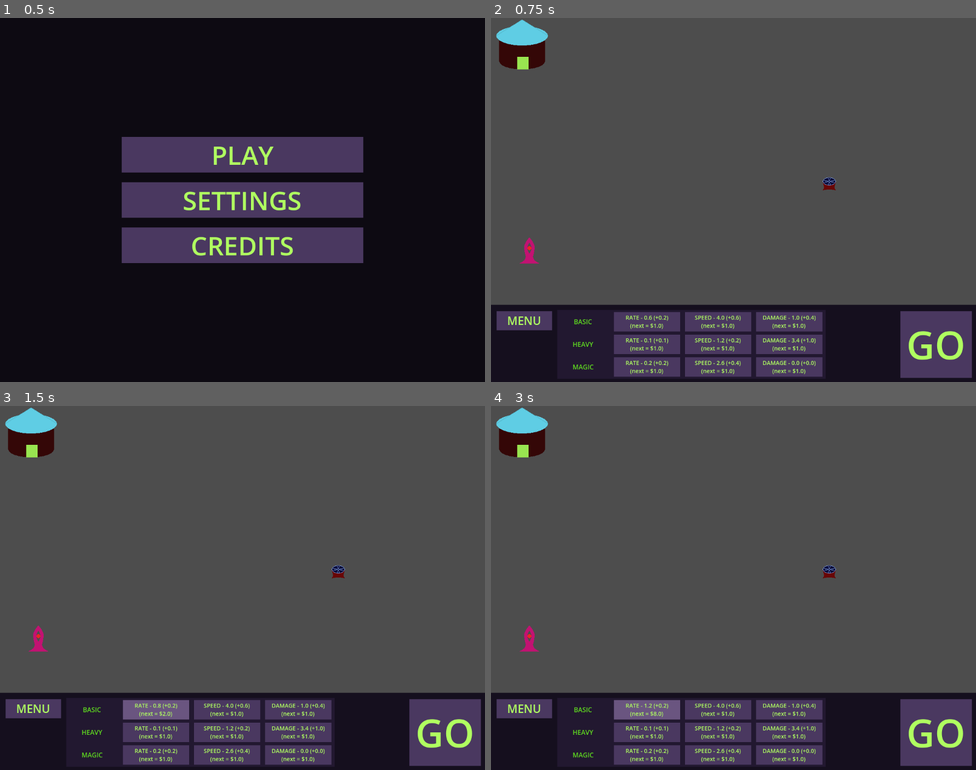
Above: before the commit, frames 1-4 (two rows, left to right).
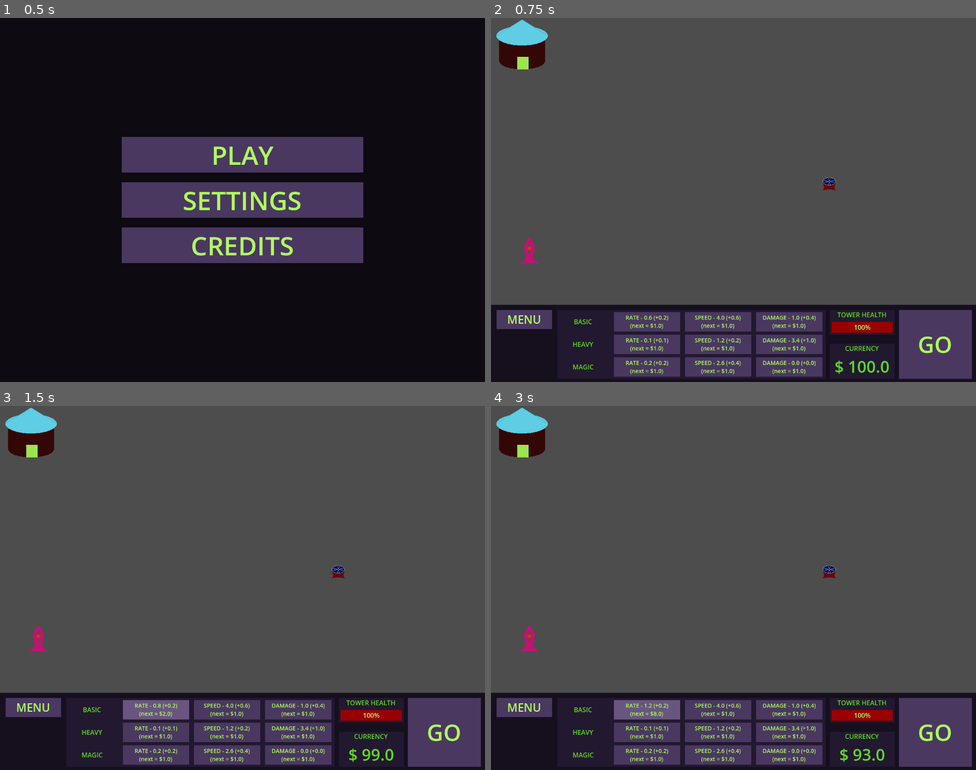
Above: after the commit, the same moments.

Repository: Wake1st/anti-tower
Game: Godot game, scene res://scenes/main.tscn
The game is run twice, just before and just after one commit, with the same random seed, the same clock (stepped at 60 frames per second) and the same inputs.
Inputs:
- Up to frame 1 (0.5 s): no input
- Up to frame 2 (0.75 s): click "PLAY" at 0.5 s
- Up to frame 3 (1.5 s): click "RATE - 0.6 (+0.2) (next = $1.…" at 1.25 s
- Up to frame 4 (3 s): click "RATE - 0.8 (+0.2) (next = $2.…" at 2 s; click "RATE - 1.0 (+0.2) (next = $4.…" at 2.75 s

Frame 1 is identical in both runs. In frame 2, 1.5% of the frame differs, in the area x 1-100%, y 80-100%; in frame 3, 1.5%; in frame 4, 1.5%.

Commit message:
fixing bugz

Diff:
--- a/data/Score.gd
+++ b/data/Score.gd
@@ -1,4 +1,17 @@
 class_name Score
 
 
-static var points: float = 100
+static var points: float
+static var currency: float
+
+
+static func add_points(amount: float) -> void:
+	points += amount
+
+
+static func charge(amount: float) -> void:
+	currency -= amount
+
+
+static func reset() -> void:
+	currency = points
--- /dev/null
+++ b/data/TowerHealth.gd
@@ -0,0 +1,15 @@
+class_name TowerHealth
+
+
+static var max_health: float
+static var health: float
+
+
+static func set_max(amount: float) -> void:
+	max_health = amount
+	health = max_health
+
+
+static func hit(amount: float) -> float:
+	health -= amount
+	return health / max_health
--- a/data/UpgradeLibrary.gd
+++ b/data/UpgradeLibrary.gd
@@ -11,6 +11,30 @@
 	MAGIC_RATE,
 	MAGIC_SPEED,
 	MAGIC_DAMAGE
+}
+
+static var lib_start: Dictionary[Set, float] = {
+	Set.BASIC_RATE: 0.6,
+	Set.BASIC_SPEED: 4.0,
+	Set.BASIC_DAMAGE: 1.0,
+	Set.HEAVY_RATE: 0.1,
+	Set.HEAVY_SPEED: 1.2,
+	Set.HEAVY_DAMAGE: 3.4,
+	Set.MAGIC_RATE: 0.2,
+	Set.MAGIC_SPEED: 2.6,
+	Set.MAGIC_DAMAGE: 0.0
+}
+
+static var cost_start: Dictionary[Set, float] = {
+	Set.BASIC_RATE: 1,
+	Set.BASIC_SPEED: 1,
+	Set.BASIC_DAMAGE: 1,
+	Set.HEAVY_RATE: 1,
+	Set.HEAVY_SPEED: 1,
+	Set.HEAVY_DAMAGE: 1,
+	Set.MAGIC_RATE: 1,
+	Set.MAGIC_SPEED: 1,
+	Set.MAGIC_DAMAGE: 1
 }
 
 static var lib: Dictionary[Set, float] = {
@@ -48,6 +72,12 @@
 	Set.MAGIC_SPEED: 1,
 	Set.MAGIC_DAMAGE: 1
 }
+
+
+static func reset() -> void:
+	for item in lib.keys():
+		lib[item] = lib_start[item]
+		cost[item] = cost_start[item]
 
 
 static func get_cost(spawner: Types.Spawn, upgrade: Types.Upgrade) -> float:
--- a/scenes/game.gd
+++ b/scenes/game.gd
@@ -3,6 +3,7 @@
 
 
 signal return_to_main()
+signal reset_selected()
 signal next_level_selected()
 
 @onready var pause_menu_ui: PauseMenuUI = %PauseMenuUI
@@ -17,6 +18,10 @@
 		_unplug_level()
 		level.queue_free()
 
+	Score.reset()
+	UpgradeLibrary.reset()
+	build_panel_ui.reset()
+
 	level = lvl
 	_plugin_level()
 
@@ -29,6 +34,7 @@
 
 	build_panel_ui.pause_selected.connect(_handle_pause_selected)
 	build_panel_ui.start_selected.connect(_handle_start_selected)
+	build_panel_ui.stop_selected.connect(_handle_stop_selected)
 
 	score_panel_ui.menu_selected.connect(_handle_menu_selected)
 	score_panel_ui.next_selected.connect(_handle_next_level)
@@ -69,11 +75,18 @@
 	level.start()
 
 
-func _handle_tower_damaged(amount: float) -> void:
-	print("ammount: ", amount)
+func _handle_stop_selected() -> void:
+	level.stop()
+	reset_selected.emit()
 
 
-func _handle_tower_destroyed() -> void:
+func _handle_tower_damaged(amount: float) -> void:
+	build_panel_ui.tower_damaged(TowerHealth.hit(amount))
+
+
+func _handle_tower_destroyed(amount: float) -> void:
+	Score.add_points(amount)
+
 	level.stop()
 	score_panel_ui.open()
 
--- a/scenes/levels/level.gd
+++ b/scenes/levels/level.gd
@@ -3,7 +3,7 @@
 
 
 signal tower_damaged(amount: float)
-signal tower_destroyed()
+signal tower_destroyed(amount: float)
 
 @onready var tower: Tower = $Tower
 @onready var spawner: Spawner = $Spawner
@@ -13,6 +13,8 @@
 
 
 func start() -> void:
+	TowerHealth.set_max(tower.health)
+
 	standby = false
 
 
@@ -43,5 +45,5 @@
 	tower_damaged.emit(damage)
 
 
-func _handle_destroyed() -> void:
-	tower_destroyed.emit()
+func _handle_destroyed(amount: float) -> void:
+	tower_destroyed.emit(amount)
--- a/scenes/levels/level_0.tscn
+++ b/scenes/levels/level_0.tscn
@@ -24,7 +24,7 @@
 
 [node name="Tower" parent="." unique_id=699395279 instance=ExtResource("2_xy1qu")]
 position = Vector2(77, 103)
-health = 5.0
+points = 8.0
 
 [node name="Turret" parent="Tower" unique_id=815908323 instance=ExtResource("3_jjvta")]
 position = Vector2(760, 301)
--- a/scenes/levels/level_1.tscn
+++ b/scenes/levels/level_1.tscn
@@ -24,7 +24,8 @@
 
 [node name="Tower" parent="." unique_id=699395279 instance=ExtResource("2_6761a")]
 position = Vector2(77, 103)
-health = 5.0
+health = 15.0
+points = 22.0
 
 [node name="Turret" parent="Tower" unique_id=815908323 instance=ExtResource("3_sk5k4")]
 position = Vector2(599, 185)
--- a/scenes/levels/level_2.tscn
+++ b/scenes/levels/level_2.tscn
@@ -8,9 +8,9 @@
 
 [sub_resource type="Curve2D" id="Curve2D_8qukl"]
 _data = {
-"points": PackedVector2Array(0, 0, 0, 0, 101, -60, 0, 0, 0, 0, -888, -645)
+"points": PackedVector2Array(0, 0, 0, 0, 130, -74, -51.243523, 253.2893, 51.243523, -253.2893, -47, -233, -136.1613, 291.35593, 136.1613, -291.35593, -411.78442, -359.9105, 127.3767, -4.392296, -127.3767, 4.392296, -741, -418, 0, 0, 0, 0, -888, -645)
 }
-point_count = 2
+point_count = 5
 
 [node name="Level2" type="Node2D" unique_id=1531921563]
 script = ExtResource("1_l37oo")
@@ -24,25 +24,22 @@
 
 [node name="Tower" parent="." unique_id=699395279 instance=ExtResource("2_l37oo")]
 position = Vector2(77, 103)
-health = 5.0
+health = 20.0
+points = 36.0
 
 [node name="Turret" parent="Tower" unique_id=815908323 instance=ExtResource("3_qpwj6")]
-position = Vector2(786, 431)
+position = Vector2(729, 471)
 rate_of_fire = 0.34
 
 [node name="Turret2" parent="Tower" unique_id=719103934 instance=ExtResource("3_qpwj6")]
-position = Vector2(568, 386)
+position = Vector2(597, 282)
 rate_of_fire = 0.34
 
 [node name="Turret3" parent="Tower" unique_id=2128032146 instance=ExtResource("3_qpwj6")]
-position = Vector2(417, 212)
-rate_of_fire = 0.34
-
-[node name="Turret4" parent="Tower" unique_id=1133996476 instance=ExtResource("3_qpwj6")]
-position = Vector2(199, 169)
+position = Vector2(379, 282)
 rate_of_fire = 0.34
 
 [node name="Spawner" parent="." unique_id=1976013547 instance=ExtResource("4_ibugp")]
-position = Vector2(1093, 693)
+position = Vector2(1118, 668)
 spawn_type = 1
 units_per_second = 0.6
--- /dev/null
+++ b/scenes/levels/level_3.tscn
@@ -0,0 +1,53 @@
+[gd_scene format=3 uid="uid://cna8lt2ypypih"]
+
+[ext_resource type="Script" uid="uid://c7ixmton47j00" path="res://scenes/levels/level.gd" id="1_fmg3e"]
+[ext_resource type="PackedScene" uid="uid://cagxv72k4jdgj" path="res://systems/highway.tscn" id="2_ftfob"]
+[ext_resource type="PackedScene" uid="uid://catj20am8qj6w" path="res://systems/tower.tscn" id="3_fkk1g"]
+[ext_resource type="PackedScene" uid="uid://dejixxsy8uecn" path="res://systems/turret.tscn" id="4_ugcn1"]
+[ext_resource type="PackedScene" uid="uid://c4xsgw5uaw6lq" path="res://systems/spawner.tscn" id="5_pimnq"]
+
+[sub_resource type="Curve2D" id="Curve2D_2bnyt"]
+_data = {
+"points": PackedVector2Array(0, 0, 0, 0, -854, -99, -7.0780067, 144.26332, 7.0780067, -144.26332, 205, -204, 3.9930038, 163.713, -3.9930038, -163.713, -922, -312, -10.243853, 169.50528, 10.243853, -169.50528, 199, -441, -5.3240128, 165.044, 5.3240128, -165.044, -928, -549, 0, 0, 0, 0, 75, -665)
+}
+point_count = 6
+
+[node name="Level3" type="Node2D" unique_id=1211911148]
+script = ExtResource("1_fmg3e")
+
+[node name="Camera2D" type="Camera2D" parent="." unique_id=1720143507]
+anchor_mode = 0
+
+[node name="Highway" parent="." unique_id=1166710709 instance=ExtResource("2_ftfob")]
+position = Vector2(970, 760)
+curve = SubResource("Curve2D_2bnyt")
+
+[node name="Tower" parent="." unique_id=699395279 instance=ExtResource("3_fkk1g")]
+position = Vector2(1113, 121)
+health = 26.0
+points = 48.0
+
+[node name="Turret" parent="Tower" unique_id=815908323 instance=ExtResource("4_ugcn1")]
+position = Vector2(-124, 404)
+rate_of_fire = 0.34
+
+[node name="Turret2" parent="Tower" unique_id=330163375 instance=ExtResource("4_ugcn1")]
+position = Vector2(-822, 298)
+rate_of_fire = 0.34
+
+[node name="Turret3" parent="Tower" unique_id=1084841011 instance=ExtResource("4_ugcn1")]
+position = Vector2(-132, 187)
+rate_of_fire = 0.34
+
+[node name="Turret4" parent="Tower" unique_id=764363216 instance=ExtResource("4_ugcn1")]
+position = Vector2(-840, 115)
+rate_of_fire = 0.34
+
+[node name="Turret5" parent="Tower" unique_id=1561727275 instance=ExtResource("4_ugcn1")]
+position = Vector2(-826, 419)
+rate_of_fire = 0.34
+
+[node name="Spawner" parent="." unique_id=1976013547 instance=ExtResource("5_pimnq")]
+position = Vector2(64, 649)
+spawn_type = 1
+units_per_second = 0.6
--- /dev/null
+++ b/scenes/levels/level_4.tscn
@@ -0,0 +1,57 @@
+[gd_scene format=3 uid="uid://ga51bymfxyo2"]
+
+[ext_resource type="Script" uid="uid://c7ixmton47j00" path="res://scenes/levels/level.gd" id="1_06474"]
+[ext_resource type="PackedScene" uid="uid://cagxv72k4jdgj" path="res://systems/highway.tscn" id="2_anwe6"]
+[ext_resource type="PackedScene" uid="uid://catj20am8qj6w" path="res://systems/tower.tscn" id="3_rej77"]
+[ext_resource type="PackedScene" uid="uid://dejixxsy8uecn" path="res://systems/turret.tscn" id="4_5vn0v"]
+[ext_resource type="PackedScene" uid="uid://c4xsgw5uaw6lq" path="res://systems/spawner.tscn" id="5_ts8eg"]
+
+[sub_resource type="Curve2D" id="Curve2D_um320"]
+_data = {
+"points": PackedVector2Array(0, 0, 0, 0, 122, -137, 11.224918, 435.8619, -11.224918, -435.8619, -939, -362, -1.8563843, -424.4518, 1.8563843, 424.4518, 69, -427, -97.86303, 266.59122, 97.86303, -266.59122, -850, -389, -108.88393, -235.76285, 108.88393, 235.76285, -22, -483, 49.603714, 165.10951, -49.603714, -165.10951, -724, -358, -43.22611, -141.01631, 43.22611, 141.01631, -116, -465, 0, 0, 0, 0, -490, -407)
+}
+point_count = 8
+
+[node name="Level4" type="Node2D" unique_id=15890281]
+script = ExtResource("1_06474")
+
+[node name="Camera2D" type="Camera2D" parent="." unique_id=888432805]
+anchor_mode = 0
+
+[node name="Highway" parent="." unique_id=1166710709 instance=ExtResource("2_anwe6")]
+position = Vector2(967, 763)
+curve = SubResource("Curve2D_um320")
+
+[node name="Tower" parent="." unique_id=699395279 instance=ExtResource("3_rej77")]
+position = Vector2(424, 384)
+health = 34.0
+points = 56.0
+
+[node name="Turret" parent="Tower" unique_id=815908323 instance=ExtResource("4_5vn0v")]
+position = Vector2(-247, 11)
+rate_of_fire = 0.34
+
+[node name="Turret2" parent="Tower" unique_id=2137490473 instance=ExtResource("4_5vn0v")]
+position = Vector2(-15, -172)
+rate_of_fire = 0.34
+
+[node name="Turret3" parent="Tower" unique_id=436383758 instance=ExtResource("4_5vn0v")]
+position = Vector2(318, -182)
+rate_of_fire = 0.34
+
+[node name="Turret4" parent="Tower" unique_id=218854251 instance=ExtResource("4_5vn0v")]
+position = Vector2(480, -34)
+rate_of_fire = 0.34
+
+[node name="Turret5" parent="Tower" unique_id=80855196 instance=ExtResource("4_5vn0v")]
+position = Vector2(312, 126)
+rate_of_fire = 0.34
+
+[node name="Turret6" parent="Tower" unique_id=1216643330 instance=ExtResource("4_5vn0v")]
+position = Vector2(-19, 126)
+rate_of_fire = 0.34
+
+[node name="Spawner" parent="." unique_id=1976013547 instance=ExtResource("5_ts8eg")]
+position = Vector2(1124, 604)
+spawn_type = 1
+units_per_second = 0.6
--- a/scenes/main.gd
+++ b/scenes/main.gd
@@ -4,8 +4,10 @@
 
 const levels: Array[String] = [
 	"res://scenes/levels/level_0.tscn",
-	"res://scenes/levels/level_1.tscn",
-	"res://scenes/levels/level_2.tscn"
+	#"res://scenes/levels/level_1.tscn",
+	#"res://scenes/levels/level_2.tscn",
+	#"res://scenes/levels/level_3.tscn",
+	"res://scenes/levels/level_4.tscn"
 ]
 
 @onready var game: Game = $Game
@@ -17,17 +19,18 @@
 
 func _ready() -> void:
 	#DataAccess.load_user_data()
+	Score.add_points(100)
 	scene_path = levels[0]
 
 	main_menu.play_level.connect(_handle_level_selected)
 	game.return_to_main.connect(_handle_return_selected)
+	game.reset_selected.connect(_handle_reset_selected)
 	game.next_level_selected.connect(_handle_next_level)
 
 
 func _process(_delta) -> void:
 	var progress = []
 	ResourceLoader.load_threaded_get_status(scene_path, progress)
-	print("prog: ", progress)
 
 	if progress[0] == 1:
 		# set new scene
@@ -42,6 +45,10 @@
 	main_menu.open()
 
 
+func _handle_reset_selected() -> void:
+	_load_scene(scene_path)
+
+
 func _handle_level_selected() -> void:
 	_load_scene(scene_path)
 
@@ -51,6 +58,8 @@
 	if next_level_index == levels.size():
 		# game over man
 		next_level_index = 0
+		scene_path = levels[0]
+		main_menu.open()
 	else:
 		var path = levels[next_level_index]
 		_load_scene(path)
--- a/systems/tower.gd
+++ b/systems/tower.gd
@@ -2,13 +2,14 @@
 extends Node2D
 
 
-signal destroyed()
+signal destroyed(amount: float)
 
 @export var health: float = 10.0
+@export var points: float = 10.0
 
 
 func hit(damage: float) -> void:
 	health -= damage
 
 	if health <= 0:
-		destroyed.emit()
+		destroyed.emit(points)
--- a/ui/gameplay/btn_upgrade.gd
+++ b/ui/gameplay/btn_upgrade.gd
@@ -4,16 +4,14 @@
 
 const TEMPLATE: String = "%s - %s (+%s)\n(next = $%s)"
 
+signal upgrade_purchased()
+
 @export var upgrade_type: Types.Upgrade
 @export var spawn_type: Types.Spawn
 
 
-func _ready() -> void:
-	update_ui()
-
-
 func update_ui() -> void:
-	disabled = UpgradeLibrary.get_cost(spawn_type, upgrade_type) > Score.points
+	disabled = UpgradeLibrary.get_cost(spawn_type, upgrade_type) > Score.currency
 
 	text = TEMPLATE % [
 		Types.Upgrade.find_key(upgrade_type),
@@ -23,8 +21,12 @@
 	]
 
 
+func _ready() -> void:
+	update_ui()
+
+
 func _on_pressed() -> void:
-	Score.points -= UpgradeLibrary.get_cost(spawn_type, upgrade_type)
+	Score.charge(UpgradeLibrary.get_cost(spawn_type, upgrade_type))
 	UpgradeLibrary.purchase(spawn_type, upgrade_type)
 
-	update_ui()
+	upgrade_purchased.emit()
--- a/ui/gameplay/build_panel_ui.gd
+++ b/ui/gameplay/build_panel_ui.gd
@@ -4,6 +4,36 @@
 
 signal pause_selected()
 signal start_selected()
+signal stop_selected()
+
+const CURRENCY_LABEL: String = "$ %s"
+
+@onready var btn_start: Button = %BtnStart
+@onready var tower_health: ProgressBar = %TowerHealth
+@onready var currency_amount: Label = %CurrencyAmount
+
+var running: bool
+
+
+func reset() -> void:
+	_update()
+
+	tower_health.value = 1.0
+
+
+func tower_damaged(amount: float) -> void:
+	tower_health.value = amount
+
+
+func _update() -> void:
+	for btn: BtnUpgrade in get_tree().get_nodes_in_group("upgrade_btn"):
+		btn.update_ui()
+
+	currency_amount.text = CURRENCY_LABEL % Score.currency
+
+
+func _handle_upgrade_purchased() -> void:
+	_update()
 
 
 func _on_btn_menu_pressed() -> void:
@@ -11,4 +41,11 @@
 
 
 func _on_btn_start_pressed() -> void:
-	start_selected.emit()
+	if running:
+		running = false
+		btn_start.text = "GO"
+		stop_selected.emit()
+	else:
+		running = true
+		btn_start.text = "RESET"
+		start_selected.emit()
--- a/ui/gameplay/build_panel_ui.tscn
+++ b/ui/gameplay/build_panel_ui.tscn
@@ -3,6 +3,12 @@
 [ext_resource type="Script" uid="uid://cyp0vsknbcoxc" path="res://ui/gameplay/build_panel_ui.gd" id="1_k2r3w"]
 [ext_resource type="PackedScene" uid="uid://g5ur46er5jwy" path="res://ui/gameplay/btn_upgrade.tscn" id="2_u3jch"]
 [ext_resource type="Theme" uid="uid://b6ynjc8svelca" path="res://assets/themes/button_theme.tres" id="3_u3jch"]
+
+[sub_resource type="StyleBoxFlat" id="StyleBoxFlat_u3jch"]
+bg_color = Color(1, 0.2509804, 0.2509804, 1)
+
+[sub_resource type="StyleBoxFlat" id="StyleBoxFlat_slqsk"]
+bg_color = Color(0.6, 0, 0, 1)
 
 [node name="BuildPanelUI" type="Control" unique_id=612374130]
 layout_mode = 3
@@ -66,16 +72,16 @@
 horizontal_alignment = 1
 vertical_alignment = 1
 
-[node name="BtnBasicRate" parent="ColorRect/UpgradeContainer/BasicContainer" unique_id=173683713 instance=ExtResource("2_u3jch")]
+[node name="BtnBasicRate" parent="ColorRect/UpgradeContainer/BasicContainer" unique_id=173683713 groups=["upgrade_btn"] instance=ExtResource("2_u3jch")]
 layout_mode = 2
 spawn_type = 1
 
-[node name="BtnBasicSpeed" parent="ColorRect/UpgradeContainer/BasicContainer" unique_id=425356437 instance=ExtResource("2_u3jch")]
+[node name="BtnBasicSpeed" parent="ColorRect/UpgradeContainer/BasicContainer" unique_id=425356437 groups=["upgrade_btn"] instance=ExtResource("2_u3jch")]
 layout_mode = 2
 upgrade_type = 1
 spawn_type = 1
 
-[node name="BtnBasicDamage" parent="ColorRect/UpgradeContainer/BasicContainer" unique_id=1184199747 instance=ExtResource("2_u3jch")]
+[node name="BtnBasicDamage" parent="ColorRect/UpgradeContainer/BasicContainer" unique_id=1184199747 groups=["upgrade_btn"] instance=ExtResource("2_u3jch")]
 layout_mode = 2
 upgrade_type = 2
 spawn_type = 1
@@ -92,16 +98,16 @@
 horizontal_alignment = 1
 vertical_alignment = 1
 
-[node name="BtnHeavyRate" parent="ColorRect/UpgradeContainer/HeavyContainer" unique_id=1454690622 instance=ExtResource("2_u3jch")]
+[node name="BtnHeavyRate" parent="ColorRect/UpgradeContainer/HeavyContainer" unique_id=1454690622 groups=["upgrade_btn"] instance=ExtResource("2_u3jch")]
 layout_mode = 2
 spawn_type = 2
 
-[node name="BtnHeavySpeed" parent="ColorRect/UpgradeContainer/HeavyContainer" unique_id=99940237 instance=ExtResource("2_u3jch")]
+[node name="BtnHeavySpeed" parent="ColorRect/UpgradeContainer/HeavyContainer" unique_id=99940237 groups=["upgrade_btn"] instance=ExtResource("2_u3jch")]
 layout_mode = 2
 upgrade_type = 1
 spawn_type = 2
 
-[node name="BtnHeavyDamage" parent="ColorRect/UpgradeContainer/HeavyContainer" unique_id=900594259 instance=ExtResource("2_u3jch")]
+[node name="BtnHeavyDamage" parent="ColorRect/UpgradeContainer/HeavyContainer" unique_id=900594259 groups=["upgrade_btn"] instance=ExtResource("2_u3jch")]
 layout_mode = 2
 upgrade_type = 2
 spawn_type = 2
@@ -118,16 +124,16 @@
 horizontal_alignment = 1
 vertical_alignment = 1
 
-[node name="BtnMagicRate" parent="ColorRect/UpgradeContainer/MagicContainer" unique_id=1206326394 instance=ExtResource("2_u3jch")]
+[node name="BtnMagicRate" parent="ColorRect/UpgradeContainer/MagicContainer" unique_id=1206326394 groups=["upgrade_btn"] instance=ExtResource("2_u3jch")]
 layout_mode = 2
 spawn_type = 3
 
-[node name="BtnMagicSpeed" parent="ColorRect/UpgradeContainer/MagicContainer" unique_id=503737125 instance=ExtResource("2_u3jch")]
+[node name="BtnMagicSpeed" parent="ColorRect/UpgradeContainer/MagicContainer" unique_id=503737125 groups=["upgrade_btn"] instance=ExtResource("2_u3jch")]
 layout_mode = 2
 upgrade_type = 1
 spawn_type = 3
 
-[node name="BtnMagicDamage" parent="ColorRect/UpgradeContainer/MagicContainer" unique_id=689794490 instance=ExtResource("2_u3jch")]
+[node name="BtnMagicDamage" parent="ColorRect/UpgradeContainer/MagicContainer" unique_id=689794490 groups=["upgrade_btn"] instance=ExtResource("2_u3jch")]
 layout_mode = 2
 upgrade_type = 2
 spawn_type = 3
@@ -137,29 +143,124 @@
 anchors_preset = 9
 anchor_bottom = 1.0
 offset_left = 14.0
-offset_top = 15.9999695
+offset_top = 12.9999695
 offset_right = 151.0
-offset_bottom = -128.00003
+offset_bottom = -131.00003
 grow_vertical = 2
 theme = ExtResource("3_u3jch")
 theme_override_font_sizes/font_size = 28
 text = "MENU"
 
 [node name="BtnStart" type="Button" parent="ColorRect" unique_id=673048818]
+unique_name_in_owner = true
 layout_mode = 1
 anchors_preset = 11
 anchor_left = 1.0
 anchor_right = 1.0
 anchor_bottom = 1.0
-offset_left = -186.83246
-offset_top = 16.0
+offset_left = -191.0
+offset_top = 13.0
 offset_right = -10.209473
-offset_bottom = -10.0
+offset_bottom = -8.0
 grow_horizontal = 0
 grow_vertical = 2
 theme = ExtResource("3_u3jch")
-theme_override_font_sizes/font_size = 96
+theme_override_font_sizes/font_size = 56
 text = "GO"
 
+[node name="ColorRect2" type="ColorRect" parent="ColorRect" unique_id=1448773503]
+layout_mode = 1
+anchors_preset = 6
+anchor_left = 1.0
+anchor_top = 0.5
+anchor_right = 1.0
+anchor_bottom = 0.5
+offset_left = -362.0
+offset_top = -82.5
+offset_right = -201.0
+offset_bottom = -21.5
+grow_horizontal = 0
+grow_vertical = 2
+color = Color(0.13333334, 0.09411765, 0.1882353, 1)
+
+[node name="Label" type="Label" parent="ColorRect/ColorRect2" unique_id=1236996474]
+layout_mode = 1
+anchors_preset = 10
+anchor_right = 1.0
+offset_bottom = 23.0
+grow_horizontal = 2
+theme_override_colors/font_color = Color(0.3764706, 0.8666667, 0.1254902, 1)
+text = "TOWER HEALTH"
+horizontal_alignment = 1
+
+[node name="TowerHealth" type="ProgressBar" parent="ColorRect/ColorRect2" unique_id=217615784]
+unique_name_in_owner = true
+layout_mode = 1
+anchors_preset = 12
+anchor_top = 1.0
+anchor_right = 1.0
+anchor_bottom = 1.0
+offset_left = 5.0
+offset_top = -32.0
+offset_right = -5.0
+offset_bottom = -5.0
+grow_horizontal = 2
+grow_vertical = 0
+theme_override_colors/font_color = Color(0.6901961, 1, 0.3764706, 1)
+theme_override_styles/background = SubResource("StyleBoxFlat_u3jch")
+theme_override_styles/fill = SubResource("StyleBoxFlat_slqsk")
+max_value = 1.0
+value = 1.0
+
+[node name="ColorRect3" type="ColorRect" parent="ColorRect" unique_id=660700477]
+layout_mode = 1
+anchors_preset = 6
+anchor_left = 1.0
+anchor_top = 0.5
+anchor_right = 1.0
+anchor_bottom = 0.5
+offset_left = -362.0
+offset_top = 0.5
+offset_right = -201.0
+offset_bottom = 87.5
+grow_horizontal = 0
+grow_vertical = 2
+color = Color(0.13333334, 0.09411765, 0.1882353, 1)
+
+[node name="Label" type="Label" parent="ColorRect/ColorRect3" unique_id=413776291]
+layout_mode = 1
+anchors_preset = 10
+anchor_right = 1.0
+offset_bottom = 23.0
+grow_horizontal = 2
+theme_override_colors/font_color = Color(0.3764706, 0.8666667, 0.1254902, 1)
+text = "CURRENCY"
+horizontal_alignment = 1
+
+[node name="CurrencyAmount" type="Label" parent="ColorRect/ColorRect3" unique_id=437158657]
+unique_name_in_owner = true
+layout_mode = 1
+anchors_preset = 12
+anchor_top = 1.0
+anchor_right = 1.0
+anchor_bottom = 1.0
+offset_top = -61.0
+grow_horizontal = 2
+grow_vertical = 0
+theme_override_colors/font_color = Color(0.3764706, 0.8666667, 0.1254902, 1)
+theme_override_font_sizes/font_size = 40
+text = "$ 0000"
+horizontal_alignment = 1
+vertical_alignment = 1
+
+[connection signal="upgrade_purchased" from="ColorRect/UpgradeContainer/BasicContainer/BtnBasicRate" to="." method="_handle_upgrade_purchased"]
+[connection signal="upgrade_purchased" from="ColorRect/UpgradeContainer/BasicContainer/BtnBasicSpeed" to="." method="_handle_upgrade_purchased"]
+[connection signal="upgrade_purchased" from="ColorRect/UpgradeContainer/BasicContainer/BtnBasicDamage" to="." method="_handle_upgrade_purchased"]
+[connection signal="upgrade_purchased" from="ColorRect/UpgradeContainer/HeavyContainer/BtnHeavyRate" to="." method="_handle_upgrade_purchased"]
+[connection signal="upgrade_purchased" from="ColorRect/UpgradeContainer/HeavyContainer/BtnHeavySpeed" to="." method="_handle_upgrade_purchased"]
+[connection signal="upgrade_purchased" from="ColorRect/UpgradeContainer/HeavyContainer/BtnHeavyDamage" to="." method="_handle_upgrade_purchased"]
+[connection signal="upgrade_purchased" from="ColorRect/UpgradeContainer/MagicContainer/BtnMagicRate" to="." method="_handle_upgrade_purchased"]
+[connection signal="upgrade_purchased" from="ColorRect/UpgradeContainer/MagicContainer/BtnMagicSpeed" to="." method="_handle_upgrade_purchased"]
+[connection signal="upgrade_purchased" from="ColorRect/UpgradeContainer/MagicContainer/BtnMagicDamage" to="." method="_handle_upgrade_purchased"]
 [connection signal="pressed" from="ColorRect/BtnMenu" to="." method="_on_btn_menu_pressed"]
 [connection signal="pressed" from="ColorRect/BtnStart" to="." method="_on_btn_start_pressed"]
Not shown, added: data/TowerHealth.gd.uid
